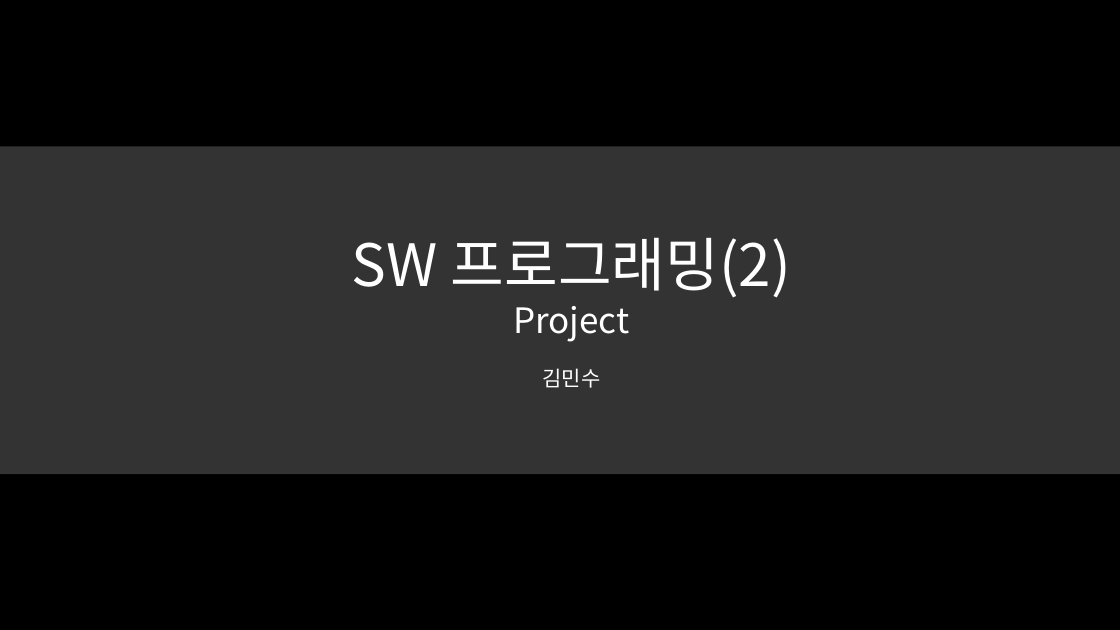
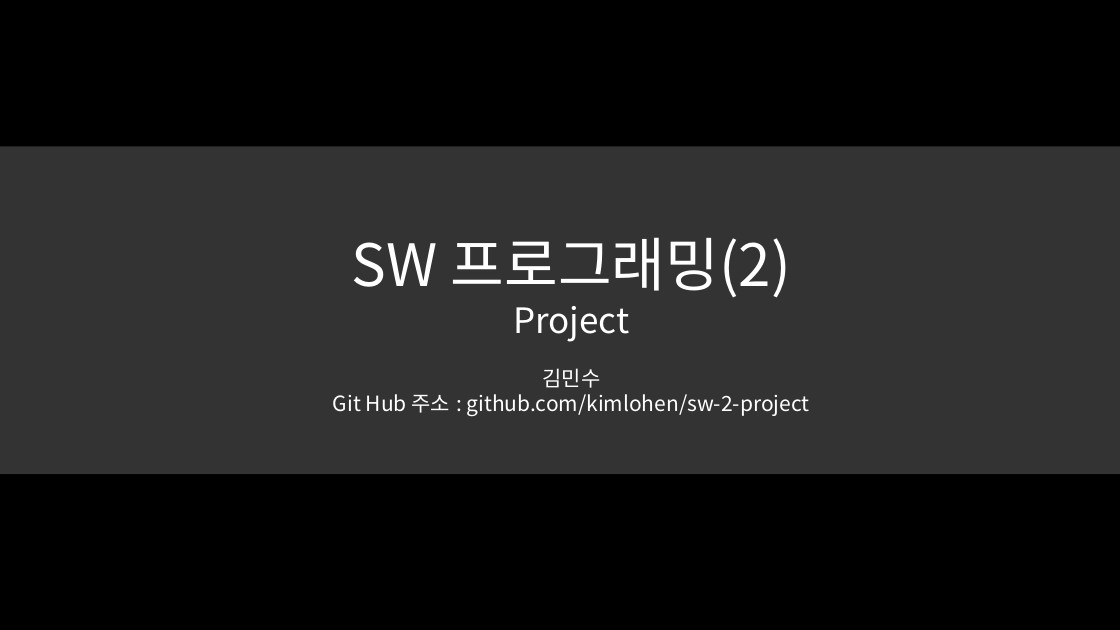
Before and after one commit to kimlohen/sw-2-project, a slide deck: slide 1 of 프밍 프로젝트 20175201.pptm. Drawn at 1120x630 pixels with LibreOffice and Linux fonts; fonts in the diff are those of the drawing. Boxes give left, top, right and bottom in pixels: in the first picture for what was removed or moved away, otherwise in the second. Text is boxed around its words. In the diff, an @@ line names an element or a change of style, - is before the commit and + after.

```diff
--- a/프밍 프로젝트 20175201.pptm
+++ b/프밍 프로젝트 20175201.pptm
@@ text at <box>333,394,810,416</box>: paragraph added @@
+Git Hub 주소 : github.com/kimlohen/sw-2-project
```
Also in this commit, not shown: 3 other files.
